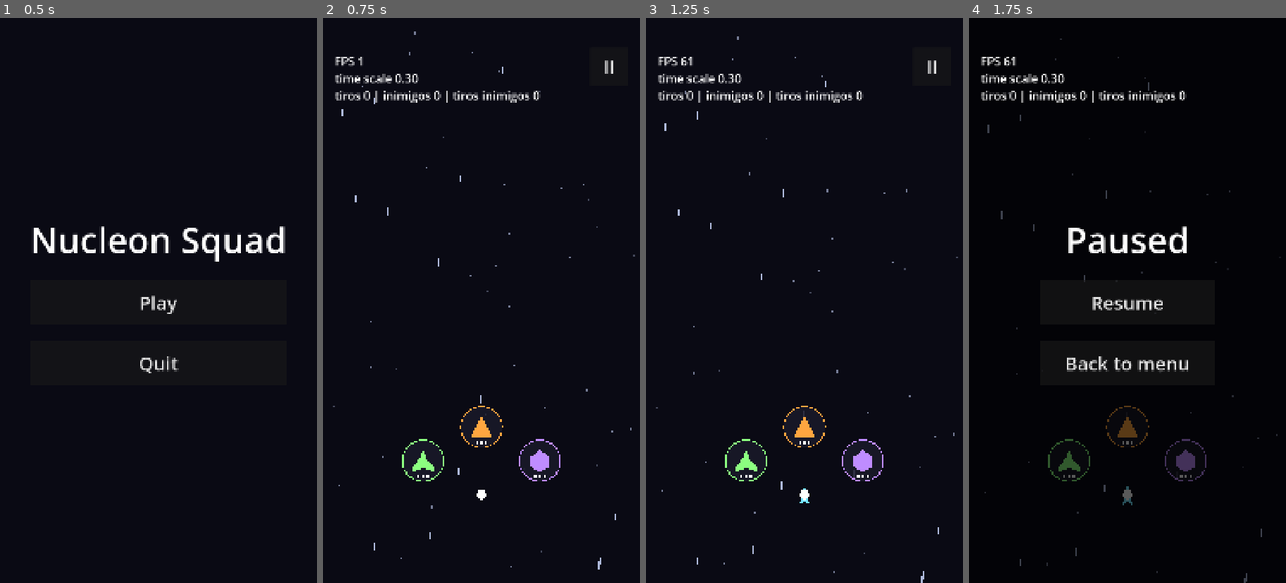
Above: before the commit, frames 1-4 (left to right).
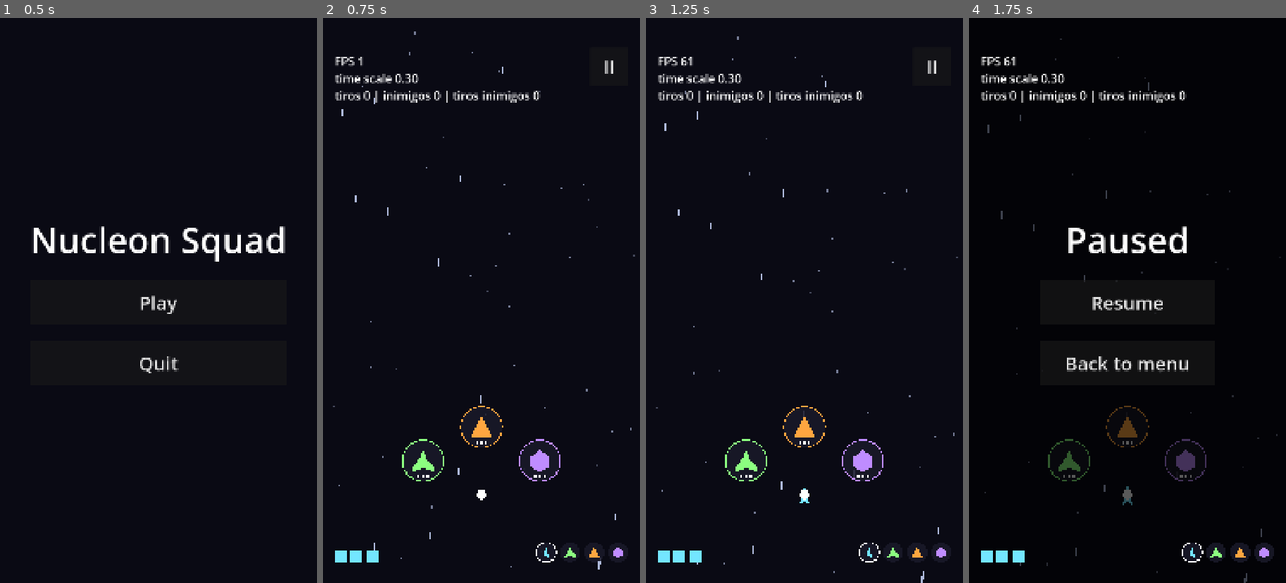
Above: after the commit, the same moments.

Repository: GDPonsoni/Nucleon-Squad-3D
Game: Godot game, scene res://scenes/menu.tscn
Same seed, same stepped clock (60 frames per second), same inputs: the game is played once before the commit and once after it.
Inputs:
- Up to frame 1 (0.5 s): no input
- Up to frame 2 (0.75 s): click "Play" at 0.5 s
- Up to frame 3 (1.25 s): no input
- Up to frame 4 (1.75 s): click "II" at 1.25 s

Frame 1 is identical in both runs. In frame 2, 0.4% of the frame differs, in the area x 3-95%, y 92-97%; in frame 3, 0.4%; in frame 4, 1.0%, in the area x 3-97%, y 92-97%.

Commit message:
feat(ui): adiciona HUD com hits do corpo ativo e formação
Co-Authored-By: Claude Opus 5.5 <noreply@anthropic.com>

Diff:
--- a/scripts/core/game.gd
+++ b/scripts/core/game.gd
@@ -78,6 +78,11 @@
 	combat.setup(context, player)
 	combat.player_hit.connect(_on_player_hit)
 
+	var hud := Hud.new()
+	hud.name = "Hud"
+	add_child(hud)
+	hud.setup(state)
+
 	pause_menu = PauseMenu.new()
 	pause_menu.name = "PauseMenu"
 	add_child(pause_menu)
--- a/scripts/core/params.gd
+++ b/scripts/core/params.gd
@@ -15,6 +15,12 @@
 var pause_button_size: Vector2 = Vector2(130.0, 130.0)
 var pause_button_margin: Vector2 = Vector2(40.0, 100.0)  # a partir do canto superior direito
 var pause_overlay_color: Color = Color(0.0, 0.0, 0.0, 0.65)
+var hud_margin: Vector2 = Vector2(40.0, 70.0)  # a partir dos cantos inferiores
+var hud_pip_size: Vector2 = Vector2(40.0, 40.0)
+var hud_gap: float = 14.0
+var hud_icon_radius: float = 34.0
+var hud_dead_color: Color = Color(0.35, 0.35, 0.42)
+var hud_dead_mark_color: Color = Color(1.0, 0.3, 0.3)
 
 # --- Fundo: estrelas em camadas (distante -> próxima) ---
 var star_layer_counts: PackedInt32Array = [70, 40, 16]
--- /dev/null
+++ b/scripts/ui/hud.gd
@@ -0,0 +1,70 @@
+class_name Hud
+extends CanvasLayer
+## HUD da partida: hits do corpo ativo (canto inferior esquerdo) e
+## formação com corpos vivos, destruídos e o ativo (canto inferior direito).
+
+var _state: MatchState
+var _canvas: Control
+
+
+func _ready() -> void:
+	layer = 10
+	_canvas = Control.new()
+	_canvas.set_anchors_preset(Control.PRESET_FULL_RECT)
+	_canvas.mouse_filter = Control.MOUSE_FILTER_IGNORE
+	_canvas.draw.connect(_draw_hud)
+	add_child(_canvas)
+
+
+func setup(state: MatchState) -> void:
+	_state = state
+	state.body_changed.connect(_refresh.unbind(1))
+	state.hits_changed.connect(_refresh.unbind(2))
+	state.body_destroyed.connect(_refresh.unbind(1))
+
+
+func _refresh() -> void:
+	_canvas.queue_redraw()
+
+
+func _draw_hud() -> void:
+	if _state == null:
+		return
+	var bottom: float = _canvas.size.y - Params.hud_margin.y
+	_draw_hits(bottom)
+	_draw_formation(bottom)
+
+
+func _draw_hits(bottom: float) -> void:
+	var hits: int = _state.hits_left[_state.current]
+	var color: Color = _state.current_body().color if hits > 0 else Params.hud_dead_color
+	var pip: Vector2 = Params.hud_pip_size
+	for i in Params.body_max_hits:
+		var rect := Rect2(Vector2(Params.hud_margin.x + i * (pip.x + Params.hud_gap), bottom - pip.y), pip)
+		if i < hits:
+			_canvas.draw_rect(rect, color)
+		else:
+			_canvas.draw_rect(rect, color, false, 3.0)
+
+
+func _draw_formation(bottom: float) -> void:
+	var radius: float = Params.hud_icon_radius
+	var count: int = _state.bodies.size()
+	for i in count:
+		var center := Vector2(
+			_canvas.size.x - Params.hud_margin.x - radius - (count - 1 - i) * (radius * 2.0 + Params.hud_gap),
+			bottom - radius)
+		var body: BodyData = _state.bodies[i]
+		var alive: bool = _state.is_alive(i)
+		var color: Color = body.color if alive else Params.hud_dead_color
+		_canvas.draw_circle(center, radius, Params.switch_icon_bg_color)
+		var points := PackedVector2Array()
+		for point in body.shape:
+			points.append(center + point * radius * Params.switch_icon_shape_scale)
+		_canvas.draw_colored_polygon(points, color)
+		if not alive:
+			var d: float = radius * 0.6
+			_canvas.draw_line(center + Vector2(-d, -d), center + Vector2(d, d), Params.hud_dead_mark_color, 4.0)
+			_canvas.draw_line(center + Vector2(d, -d), center + Vector2(-d, d), Params.hud_dead_mark_color, 4.0)
+		elif i == _state.current:
+			_canvas.draw_arc(center, radius, 0.0, TAU, 40, Color.WHITE, 4.0)
Not shown, added: scripts/ui/hud.gd.uid
